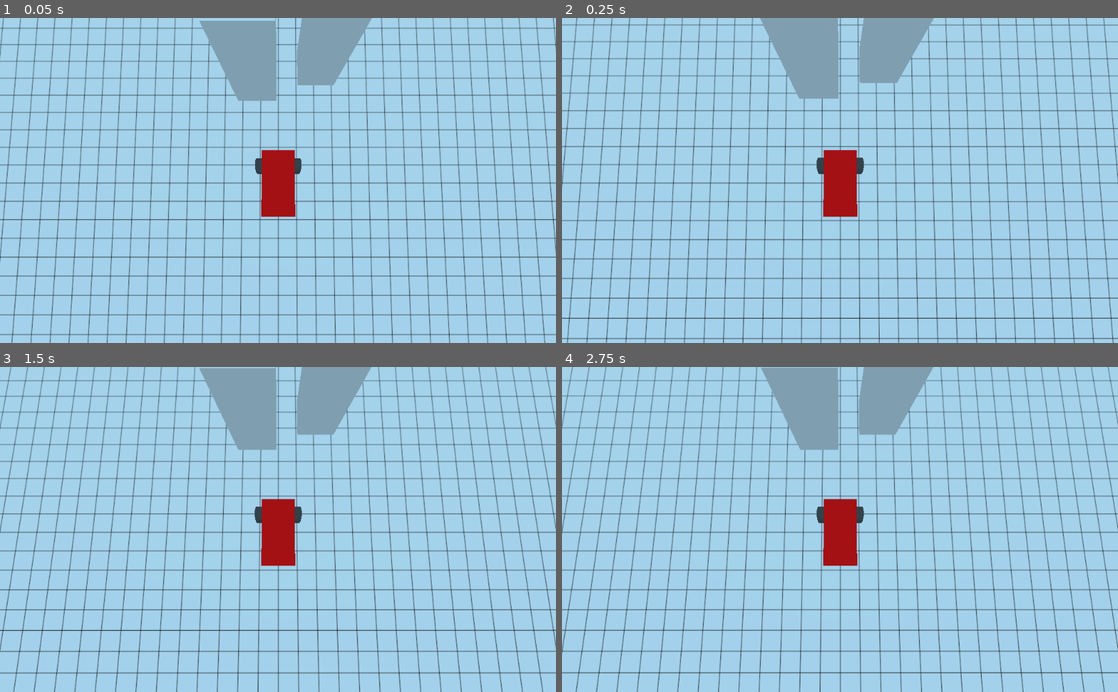
Above: before the commit, frames 1-4 (two rows, left to right).
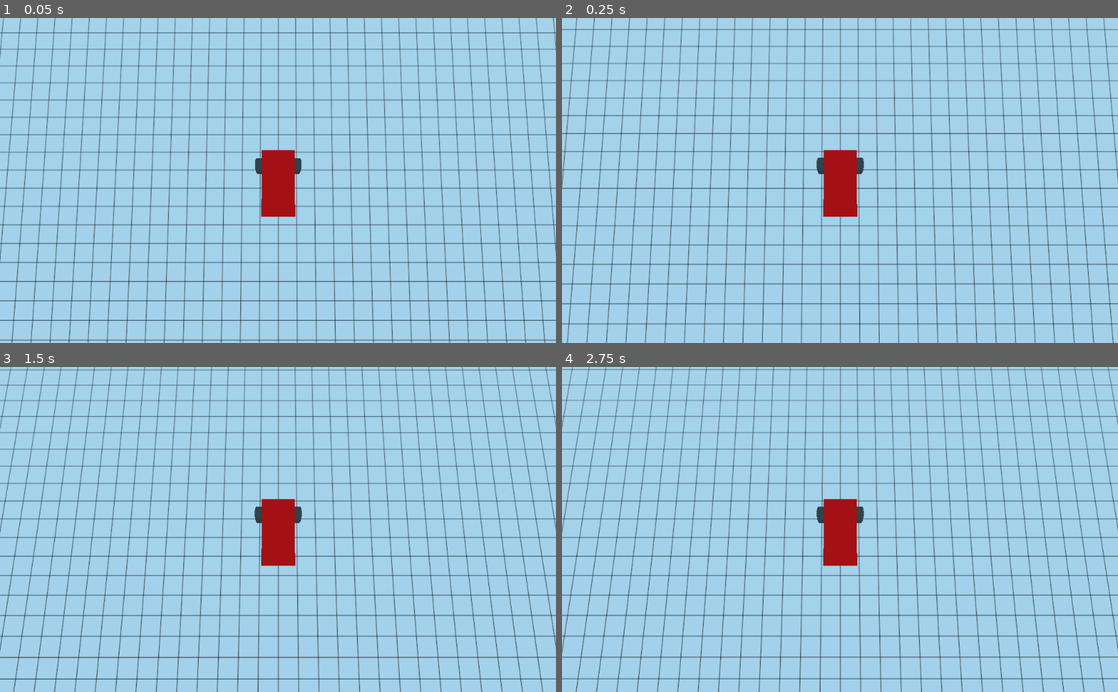
Above: after the commit, the same moments.

Repository: eellak/fossbot-web-simulator
Game: Godot game, scene res://Spatial.tscn
Same seed, same stepped clock (60 frames per second), same inputs: the game is played once before the commit and once after it.
Inputs:
- Up to frame 1 (0.05 s): no input
- Up to frame 2 (0.25 s): no input
- Up to frame 3 (1.5 s): hold D (right) 0.53-1.28 s; hold S (back) from 1.28 s (still down)
- Up to frame 4 (2.75 s): tap Enter at 2 s; release S (back) at 2.03 s; hold D (right) from 2.03 s (still down)

The runs differ from the first frame. In frame 1, 18% of the frame differs, in the area x 0-100%, y 0-100%; in frame 2, 17%; in frame 3, 17%; in frame 4, 16%.

Commit message:
impl camera ground sensors(mid,right,left)

Diff:
--- a/godot/Spatial.tscn
+++ b/godot/Spatial.tscn
@@ -63,12 +63,12 @@
 shape = SubResource( 10 )
 
 [node name="fossbot" type="VehicleBody" parent="."]
-transform = Transform( 1, 0, 0, 0, 1, 0, 0, 0, 1, 0, 0.575766, 0 )
+transform = Transform( 1, 0, 0, 0, 1, 0, 0, 0, 1, 0, 0.576, 10.7208 )
 script = ExtResource( 1 )
 
 [node name="Camera" type="Camera" parent="fossbot"]
 transform = Transform( 1, 0, 0, 0, 0.0250952, 0.999685, 0, -0.999685, 0.0250952, -0.0115578, 3.70562, -0.027037 )
-visible = false
+current = true
 fov = 129.375
 
 [node name="car-body" type="MeshInstance" parent="fossbot"]
@@ -134,6 +134,63 @@
 transform = Transform( 1, 0, 0, 0, -4.37114e-08, 1, 0, -1, -4.37114e-08, 0, 0, 0 )
 shape = SubResource( 12 )
 
+[node name="MiddleContainer" type="ViewportContainer" parent="fossbot"]
+show_behind_parent = true
+margin_left = 6.0
+margin_top = -83.0
+margin_right = 70.0
+margin_bottom = -19.0
+stretch = true
+
+[node name="Viewport" type="Viewport" parent="fossbot/MiddleContainer"]
+size = Vector2( 64, 64 )
+handle_input_locally = false
+render_target_update_mode = 3
+
+[node name="MiddleSensor" type="Camera" parent="fossbot/MiddleContainer/Viewport"]
+transform = Transform( 1, 0, 0, 0, -4.37114e-08, 1, 0, -1, -4.37114e-08, 0, 0.309, -1.45 )
+projection = 1
+fov = 33.4
+size = 0.075
+
+[node name="RightContainer" type="ViewportContainer" parent="fossbot"]
+show_behind_parent = true
+margin_left = 131.0
+margin_top = -85.0
+margin_right = 195.0
+margin_bottom = -21.0
+stretch = true
+
+[node name="Viewport" type="Viewport" parent="fossbot/RightContainer"]
+size = Vector2( 64, 64 )
+handle_input_locally = false
+render_target_update_mode = 3
+
+[node name="RightSensor" type="Camera" parent="fossbot/RightContainer/Viewport"]
+transform = Transform( 1, 0, 0, 0, -4.37114e-08, 1, 0, -1, -4.37114e-08, 0.4, 0.309, -1.45 )
+projection = 1
+fov = 33.4
+size = 0.075
+
+[node name="LeftContainer" type="ViewportContainer" parent="fossbot"]
+show_behind_parent = true
+margin_left = 66.0
+margin_top = -84.0
+margin_right = 130.0
+margin_bottom = -20.0
+stretch = true
+
+[node name="Viewport" type="Viewport" parent="fossbot/LeftContainer"]
+size = Vector2( 64, 64 )
+handle_input_locally = false
+render_target_update_mode = 3
+
+[node name="LeftSensor" type="Camera" parent="fossbot/LeftContainer/Viewport"]
+transform = Transform( 1, 0, 0, 0, -4.37114e-08, 1, 0, -1, -4.37114e-08, -0.4, 0.309, -1.45 )
+projection = 1
+fov = 33.4
+size = 0.075
+
 [node name="obstacle" type="MeshInstance" parent="."]
 transform = Transform( 1, 0, 0, 0, 1, 0, 0, 0, 1, 2.05796, 1.1594, -6.40437 )
 mesh = SubResource( 13 )
--- a/godot/car.gd
+++ b/godot/car.gd
@@ -4,6 +4,7 @@
 var vel_left = 0
 var floor_name = "Floor"
 var ultrasonic_tradeoff = 2.7	# change it according to the position of ultrasonic in comparison to the player.
+
 # METHODS FOR WEBSOCKET CONNECTION ====================================
 var client = WebSocketClient.new()
 var url = "ws://localhost:5000"
@@ -69,13 +70,19 @@
 	## var angle = get_rotation().y # gets rad rotation
 	## get_rotation_degrees().y -> gets rotation in degrees.
 
-	print(get_ultrasonic(true))
+	# run ultrasonic:
+	# print(get_ultrasonic(true))
+	# INITIALIZATION OF SENSORS (IMPORTANT) ======================================
+	var middle_sensor = $MiddleContainer/Viewport/MiddleSensor
+	var left_sensor = $LeftContainer/Viewport/LeftSensor
+	var right_sensor = $RightContainer/Viewport/RightSensor
+	set_ground_sensor_pos(middle_sensor, 0, -1.45, -90)
+	set_ground_sensor_pos(right_sensor, 0.4, -1.45, -90)
+	set_ground_sensor_pos(left_sensor, -0.4, -1.45, -90)
+	# ============================================================================
+	print(get_darkness_percent(middle_sensor))
 
-	#if $ultrasonic.is_colliding():
-	#	var origin = $ultrasonic.global_transform.origin
-	#	var collision_point = $ultrasonic.get_collision_point()
-	#	var distance = origin.distance_to(collision_point)
-	#	print(distance)
+
 
 
 func move(right_vel, left_vel):
@@ -114,3 +121,40 @@
 			if distance < min_d:
 				min_d = distance
 	return min_d
+
+func get_darkness_percent(camera: Camera):
+	# returns the percent value of dark color of input ground sensor.
+	var dark_threshold = 0.5
+	var texture = camera.get_viewport().get_texture()
+	var image: Image = texture.get_data()
+	image.resize(64,64)
+	image.lock()
+	var total_grayscale = 0
+
+	for y in range(image.get_height()):
+		for x in range(image.get_width()):
+			var c = image.get_pixel(x, y)
+			var grayscale = c.gray()
+			total_grayscale += grayscale
+
+	return total_grayscale / (64 * 64)
+
+func is_dark(camera: Camera):
+	# returns true if input ground sensor is above dark color.
+	var dark_threshold = 0.5
+	if get_darkness_percent(camera) < dark_threshold:
+		return true
+	else:
+		return false
+
+func set_ground_sensor_pos(sensor: Camera, offset_x, offset_z, offset_deg_x):
+	# Used to update the input ground sensor position when the bot moves (recommended to be used in _physics_process).
+	# Parameters:
+	#   sensor: the ground sensor to be moved (path).
+	#	offset_x: the x position offset (position difference of main vehicle body, to wanted x position of ground sensor).
+	#	offset_x: the z position offset (position difference of main vehicle body, to wanted z position of ground sensor).
+	# 	offset_deg_x: the rotation offset in x axis (rotation difference of main vehicle body, to wanted x position of ground sensor).
+	sensor.global_translation.z = self.global_transform.origin.z + offset_z
+	sensor.global_translation.x = self.global_transform.origin.x + offset_x
+	sensor.rotation = self.rotation
+	sensor.rotation.x = offset_deg_x
